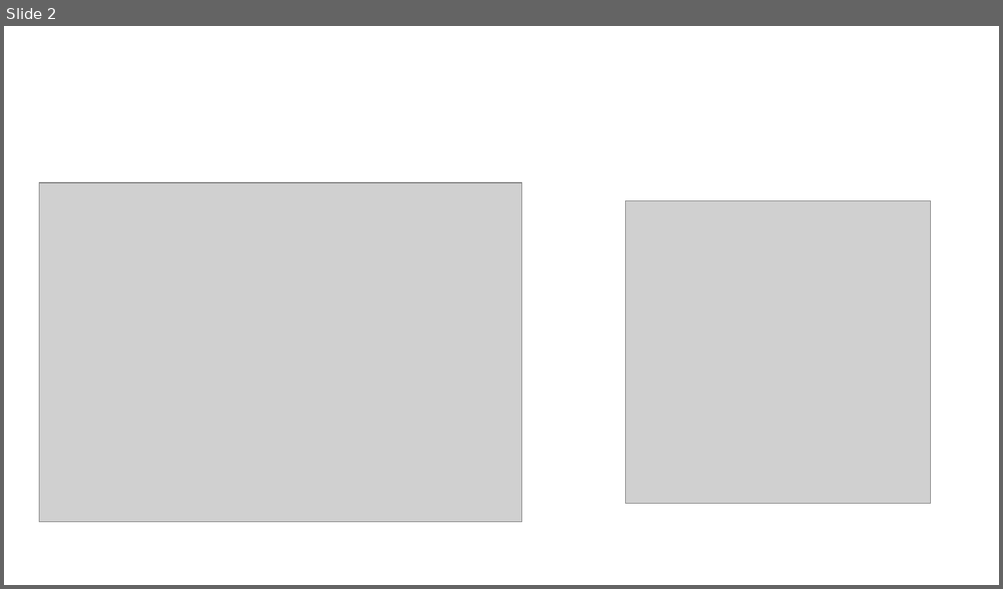
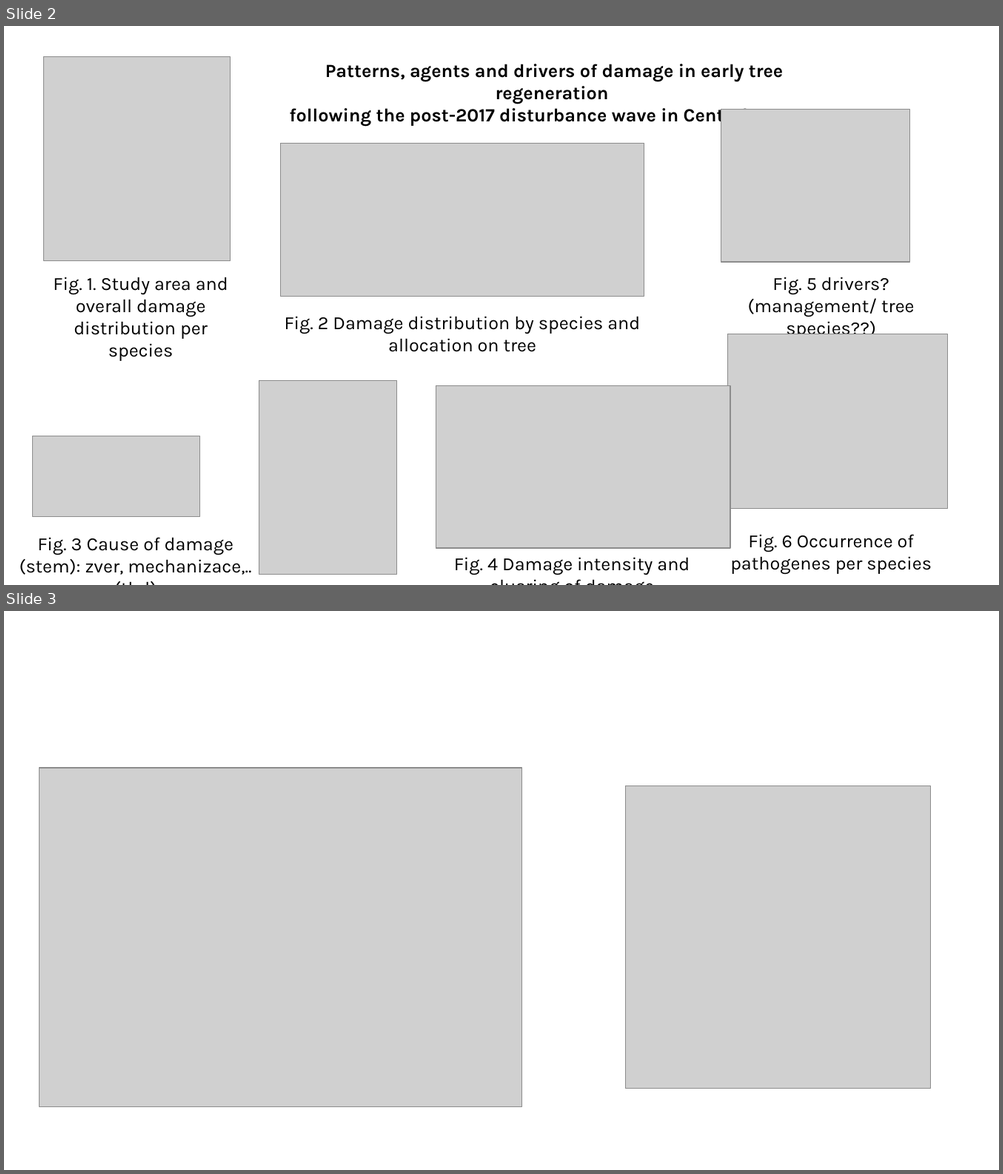
Before and after one commit to mariapotterf/post_brouk, a slide deck: inData_Michal/overview_Michal.pptx. Shown one above the other, each under a label of ours: slide 2 before the commit, slides 2 and 3 after it. The pictures are 1003x589 and 1003x1174 pixels, drawn with LibreOffice and Linux fonts; fonts in the diff are those of the drawing; grey boxes stand for pictures. Boxes give left, top, right and bottom in pixels: in the first picture for what was removed or moved away, otherwise in the second. Text is boxed around its words. In the diff, an @@ line names an element or a change of style, - is before the commit and + after.

```diff
--- a/inData_Michal/overview_Michal.pptx
+++ b/inData_Michal/overview_Michal.pptx
@@ slide 2 added at (x1=4, y1=26, x2=999, y2=585), background #FFFFFF @@
@@ picture added at (x1=43, y1=56, x2=230, y2=261) @@
@@ text added at (x1=289, y1=64, x2=814, y2=127), 18 pt, text #000000, bold @@
+Patterns, agents and drivers of damage in early tree regeneration
+following the post-2017 disturbance wave in Central Europe
@@ picture added at (x1=721, y1=109, x2=909, y2=262) @@
@@ picture added at (x1=280, y1=143, x2=644, y2=296) @@
@@ text added at (x1=53, y1=277, x2=228, y2=361), 18 pt, text #000000 @@
+Fig. 1. Study area and overall damage distribution per species
@@ text added at (x1=748, y1=277, x2=913, y2=340), 18 pt, text #000000 @@
+Fig. 5 drivers? (management/ tree species??)
@@ text added at (x1=284, y1=316, x2=640, y2=352), 18 pt, text #000000 @@
+Fig. 2 Damage distribution by species and allocation on tree
@@ picture added at (x1=727, y1=334, x2=947, y2=509) @@
@@ picture added at (x1=259, y1=381, x2=397, y2=576) @@
@@ picture added at (x1=435, y1=386, x2=730, y2=548) @@
@@ picture added at (x1=32, y1=437, x2=199, y2=517) @@
@@ text added at (x1=730, y1=534, x2=931, y2=574), 18 pt, text #000000 @@
+Fig. 6 Occurrence of pathogenes per species
@@ text added at (x1=20, y1=537, x2=251, y2=575), 18 pt, text #000000 @@
+Fig. 3 Cause of damage (stem): zver, mechanizace,.. (tbd)
@@ text added at (x1=454, y1=557, x2=689, y2=575), 18 pt, text #000000 @@
+Fig. 4 Damage intensity and clusring of damage
@@ what was slide 2 is now slide 3 @@
```
Also in this commit, not shown: 1 slide changed, 1 other slide added, 1 other file.
